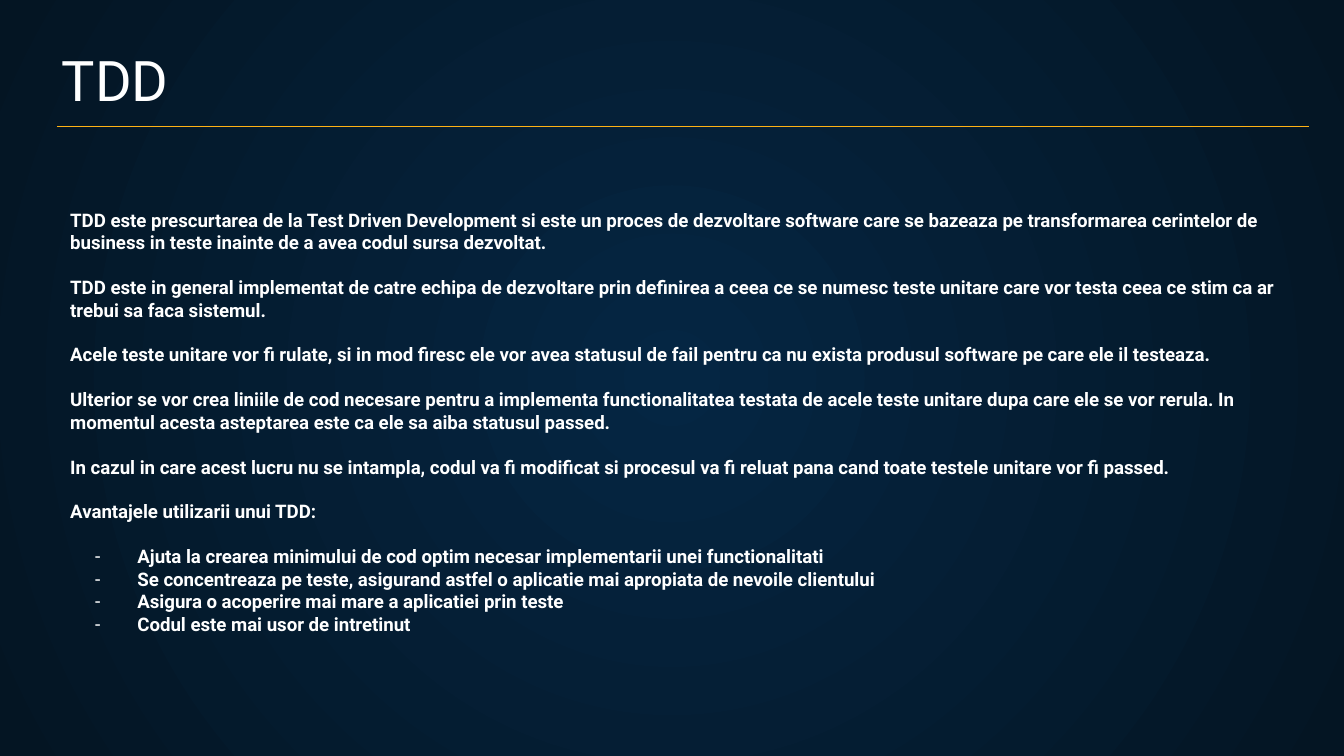
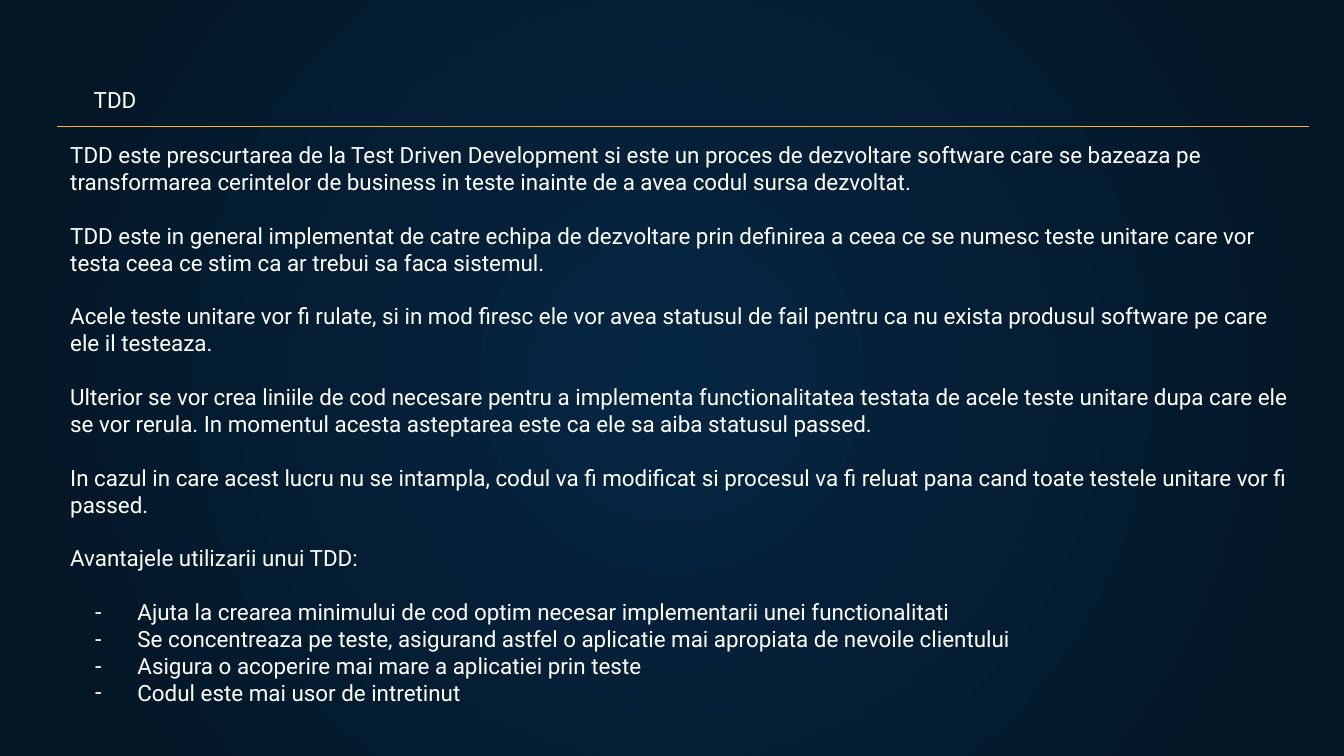
Before and after one commit to VitanCosmin01/Testare-automata, a slide deck: slide 7 of Materiale Noi - TA, in urma PY/Saptamana 3/Sesiune Teoretica 3 - TDD vs BDD + POM.pptx. Drawn at 1344x756 pixels with LibreOffice and Linux fonts; fonts in the diff are those of the drawing; background and template pictures are left out. Boxes give left, top, right and bottom in pixels: in the first picture for what was removed or moved away, otherwise in the second. Text is boxed around its words. In the diff, an @@ line names an element or a change of style, - is before the commit and + after.

```diff
--- a/Materiale Noi - TA, in urma PY/Saptamana 3/Sesiune Teoretica 3 - TDD vs BDD + POM.pptx
+++ b/Materiale Noi - TA, in urma PY/Saptamana 3/Sesiune Teoretica 3 - TDD vs BDD + POM.pptx
@@ title "TDD" at <box>94,92,137,108</box>: size 30 to 12 pt @@
@@ text "TDD este prescurtarea de la ...": place and size @@
-text "TDD este prescurtarea de la ..." at <box>70,213,1274,632</box>
+text "TDD este prescurtarea de la ..." at <box>70,146,1287,702</box>
@@ text "TDD este prescurtarea de la ..." at <box>70,146,1287,702</box>: size 10 to 12 pt, bold off @@
```
Also in this commit, not shown: 9 other slides changed, 54 other files.
